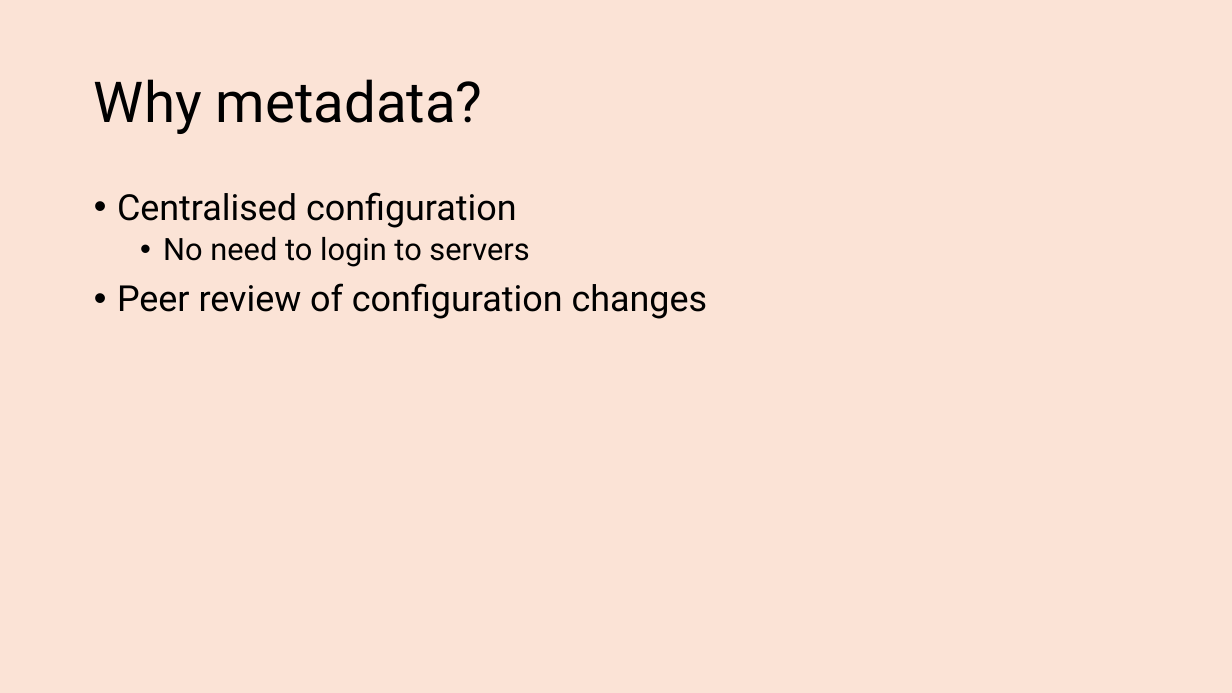
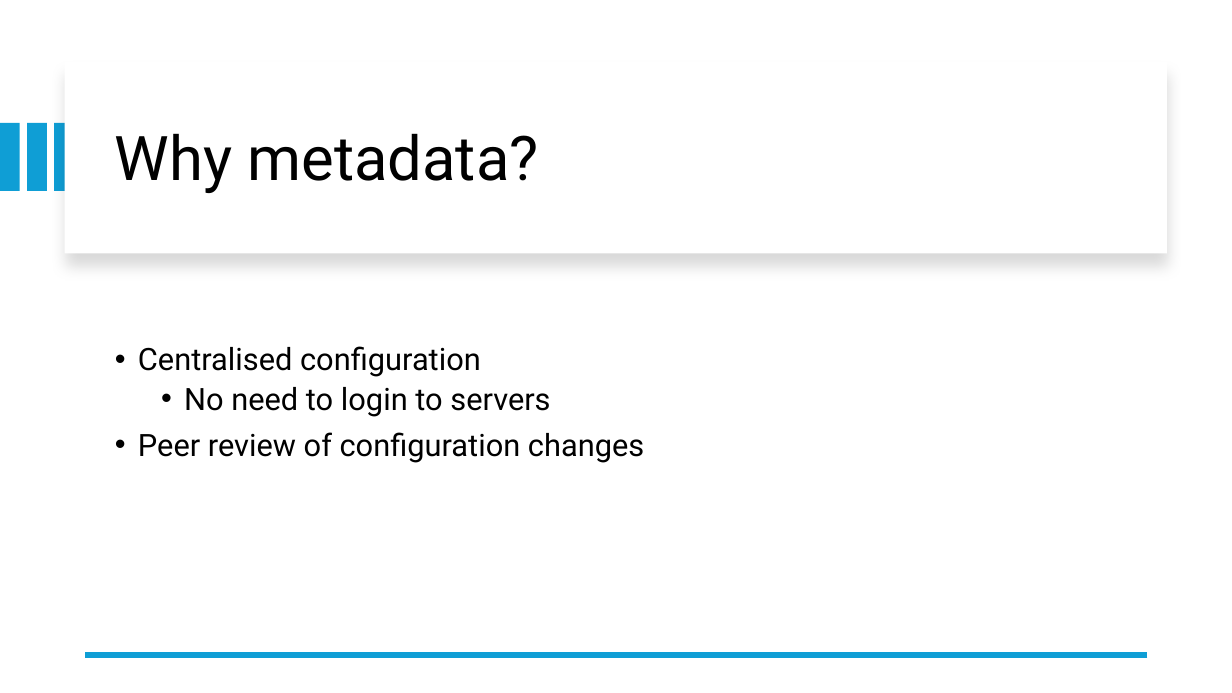
Before and after one commit to transmokopter/Presentations, a slide deck: slide 5 of become-a-metadata-driven-dba/become-a-metadata-driven-dba.pptx. Drawn at 1232x693 pixels with LibreOffice and Linux fonts; fonts in the diff are those of the drawing; background and template pictures are left out. Boxes give left, top, right and bottom in pixels: in the first picture for what was removed or moved away, otherwise in the second. Text is boxed around its words. In the diff, an @@ line names an element or a change of style, - is before the commit and + after.

```diff
--- a/become-a-metadata-driven-dba/become-a-metadata-driven-dba.pptx
+++ b/become-a-metadata-driven-dba/become-a-metadata-driven-dba.pptx
@@ background #FBE3D6 to #FFFFFF @@
@@ rectangle added at (65,62,1167,253), fill #FFFFFF @@
@@ title "Why metadata?": place and size @@
-title "Why metadata?" at (94,79,483,134)
+title "Why metadata?" at (115,133,539,193)
@@ title "Why metadata?" at (115,133,539,193): size 44 to 48 pt @@
@@ rectangle added at (0,123,19,191), fill #0F9ED5 @@
@@ rectangle added at (27,123,46,191), fill #0F9ED5 @@
@@ rectangle added at (55,123,74,191), fill #0F9ED5 @@
@@ text "Centralised configuration": place and size @@
-text "Centralised configuration" at (117,192,708,319)
+text "Centralised configuration" at (138,346,644,463)
@@ text "Centralised configuration" at (138,346,644,463): vertical alignment top to middle @@
@@ text at (138,346,644,463): size 28 to 24 pt in "Centralised configuration", "Peer review of configuration changes" @@
@@ line added from (1148, 655) to (85, 655), #0F9ED5 4.5 pt @@
```
Also in this commit, not shown: 9 other slides changed.
